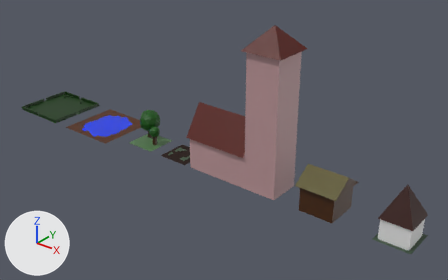
Two versions of the Blender file Examples/wfc3d_village.blend, one commit apart.
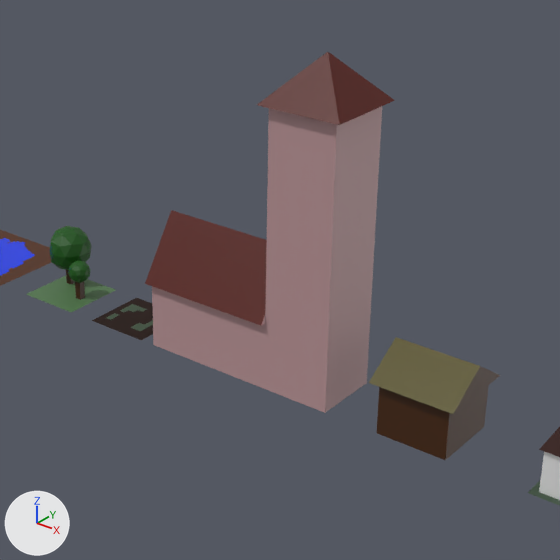
There are two pictures of each version: one whole from a 50 mm lens placed at (1.8, -25.2, 17.59), pointed at (-18.52, 0.2, 1.84), one close up on the part from 26% to 87% of the width and 0% to 97% of the height. The lights are fixed; the arrows at lower left show +X, +Y and +Z. The first two pictures are the older version.

Objects in the first close-up: 'Church', 'Ground', 'House', 'House 2', 'Pond', 'Trees'.
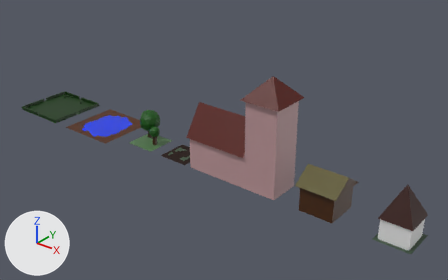
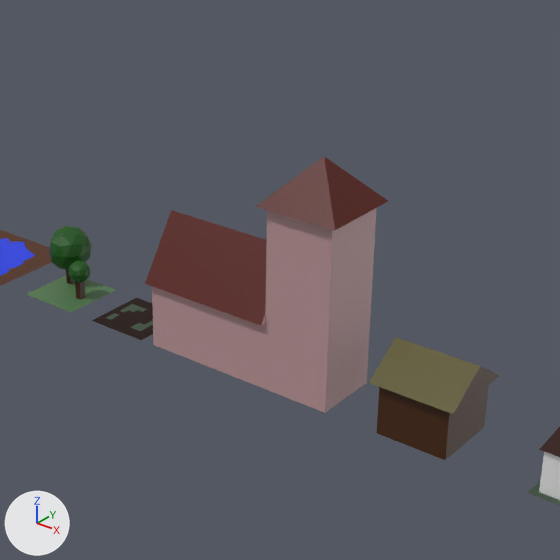
Pixel boxes (x1, y1, x2, y2) of what changed, in the close-ups (560 x 560 px; the box of a moved part takes in the faces that stretch with it):
'Church', reshaped (29% shorter): before (145, 52, 395, 413); after (145, 156, 388, 413)
part 1 of me_grid, moved or reshaped: before (257, 52, 395, 243); after (255, 156, 388, 243)

Diff of the bpy script that builds the scene:
```diff
--- a/Examples/wfc3d_village.blend.py
+++ b/Examples/wfc3d_village.blend.py
@@ me_grid @@
 # used by ob_church; location = (-17.1, 0.0, 0.0)
-me_grid.from_pydata(...)  # 291 vertices, 269 faces; spans x -3.11..3.2, y -1.22..1.21, z 0.0..9.28
+me_grid.from_pydata(...)  # 291 vertices, 269 faces; spans x -3.11..3.2, y -1.22..1.21, z 0.0..6.61
+# me_grid part 1: all 112 vertices in x 0.77..3.2, y -1.22..1.21, z 8.0..9.28 are moved by (0.0, 0.0, -2.67)
 me_grid.materials.append(mat_church_walls)
```
